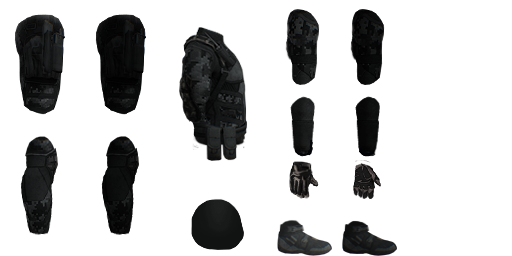
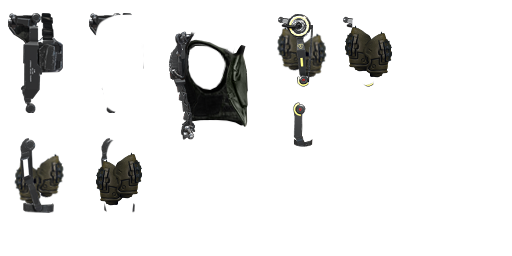
Layers edited between the first and the second (512, 256) image:
added layer "Слой 11 копия 3" above "Слой 5 копия" over [8, 13, 393, 213]
hid "Слой 7" over [14, 9, 397, 256]
